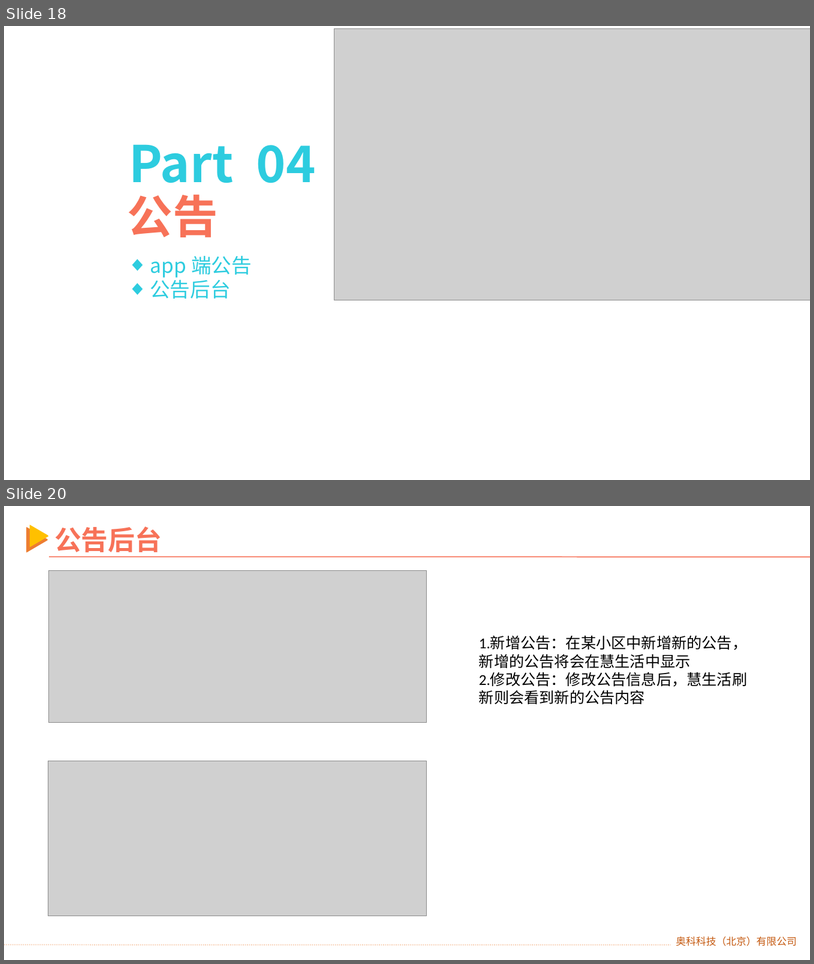
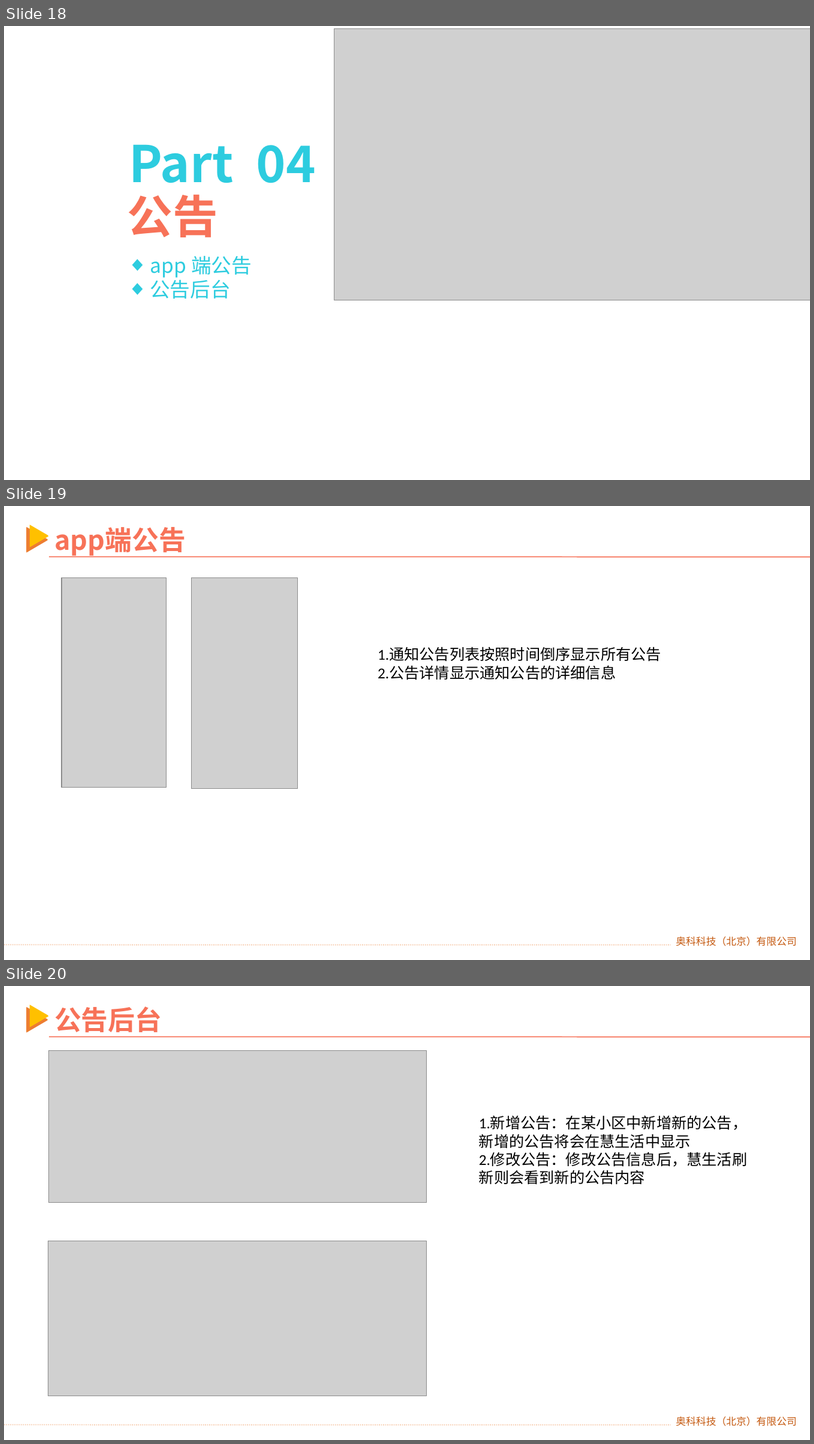
Before and after one commit to ly92/kakatool, a slide deck: 操作手册/物业ERP培训.pptx. Shown one above the other, each under a label of ours: slides 18 and 20 before the commit, slides 18, 19 and 20 after it; the slides between them are not shown. The pictures are 814x964 and 814x1444 pixels, drawn with LibreOffice and Linux fonts; fonts in the diff are those of the drawing; grey boxes stand for pictures; background and template pictures are left out. Boxes give left, top, right and bottom in pixels: in the first picture for what was removed or moved away, otherwise in the second. Text is boxed around its words. In the diff, an @@ line names an element or a change of style, - is before the commit and + after.

```diff
--- a/操作手册/物业ERP培训.pptx
+++ b/操作手册/物业ERP培训.pptx
@@ slide 19 added at [4,506,810,960], background #FFFFFF; not listed: 7 template elements that a slide beside it also shows @@
@@ text added at [54,527,186,557], 32 pt, text #F77258, bold @@
+app端公告
@@ picture added at [62,578,167,787] @@
@@ picture added at [192,578,298,789] @@
@@ text added at [378,648,662,680], 18 pt, text #000000 @@
+1.通知公告列表按照时间倒序显示所有公告
+2.公告详情显示通知公告的详细信息
```
Also in this commit, not shown: 1 slide removed, 12 other files.
